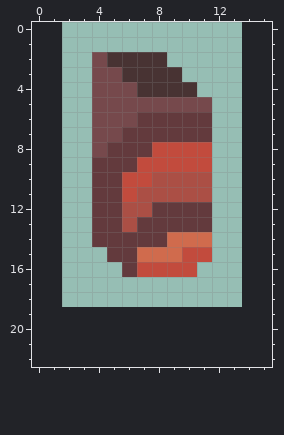
Pixel-art sprite -- sprites/units/ground/Titan.png. This is how it looked before the edit.
The file is 12x19 pixels. The old version is drawn lined up with the new one, on the new canvas.
New version:
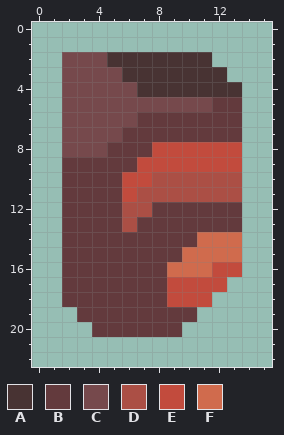
Palette (. is transparent): A #483333  B #633a3d  C #76494c  D #ab4f45  E #c24b3d  F #d06b4d
Edits made:
canvas 12x19 -> 16x23, the old top-left corner now at 2,0
y 2: x 2..3 .. -> CC; x 9..11 ... -> AAA
y 3: x 2..3 .. -> CC; x 10..12 ... -> AAA
y 4: x 2..3 .. -> CC; x 11..13 ... -> AAA
y 5..7: x 2..3 .. -> CC; x 12..13 .. -> BB
y 8: x 2..3 .. -> CC; x 12..13 .. -> EE
y 9: x 2..3 .. -> BB; x 12..13 .. -> EE
y 10..11: x 2..3 .. -> BB; x 12..13 .. -> DD
y 12..13: x 2..3 .. -> BB; x 12..13 .. -> BB
y 14: x 2..3 .. -> BB; x 9..10 FF -> BB; x 12..13 .. -> FF
y 15: x 2..4 ... -> BBB; x 7..13 FFFEE.. -> BBBFFFF
y 16: x 2..5 .... -> BBBB; x 7..13 EEEE... -> BBFFFEE
y 17: x 2..12 ........... -> BBBBBBBEEEE
y 18: x 2..11 .......... -> BBBBBBBEEE
y 19: x 3..10 ........ -> BBBBBBBB
y 20: x 4..9 ...... -> BBBBBB
Pixel boxes of the changes (left, top, right, bottom) in both pictures:
changed: (62, 52, 242, 337)
